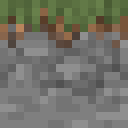
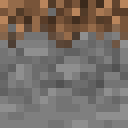
Layers edited between the first and the second 128x128 image:
hid "grass_horizon" over [0, 0, 128, 104]
hid "grass_overlay" over [0, 0, 128, 32]
hid "coarse_dirt_horizon", painted on it over [0, 0, 128, 104]
painted on "fractured_stone_horizon" over [0, 88, 80, 104]
